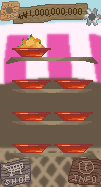
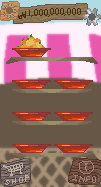
Layer changes from the first 101 × 187 image to the second:
painted on "moneyletter" (1st of 2, in "uibtn") over (x1=18, y1=8, x2=82, y2=19)
renamed "moneyinfo" to "moneyletter", painted on it over (x1=18, y1=8, x2=82, y2=19)
